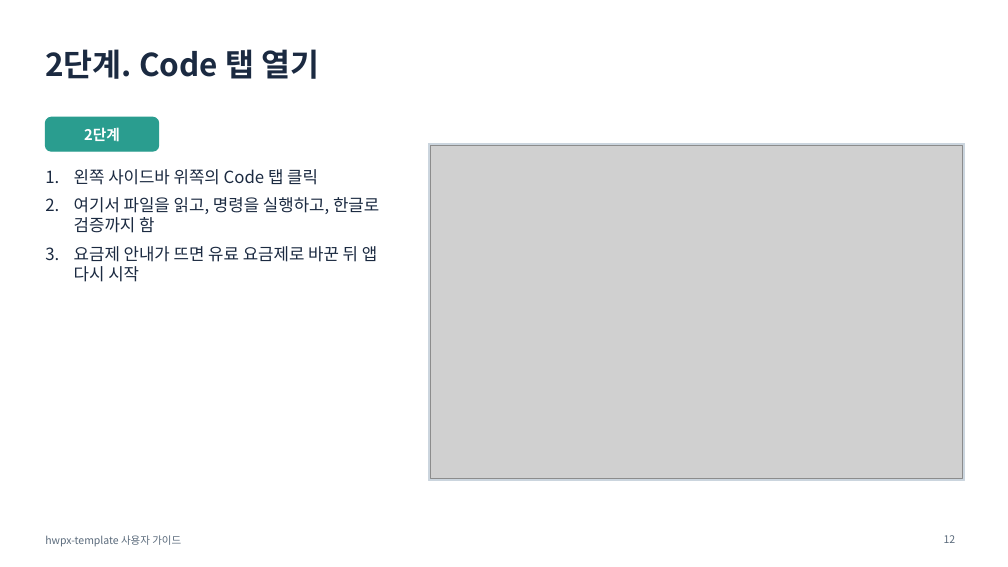
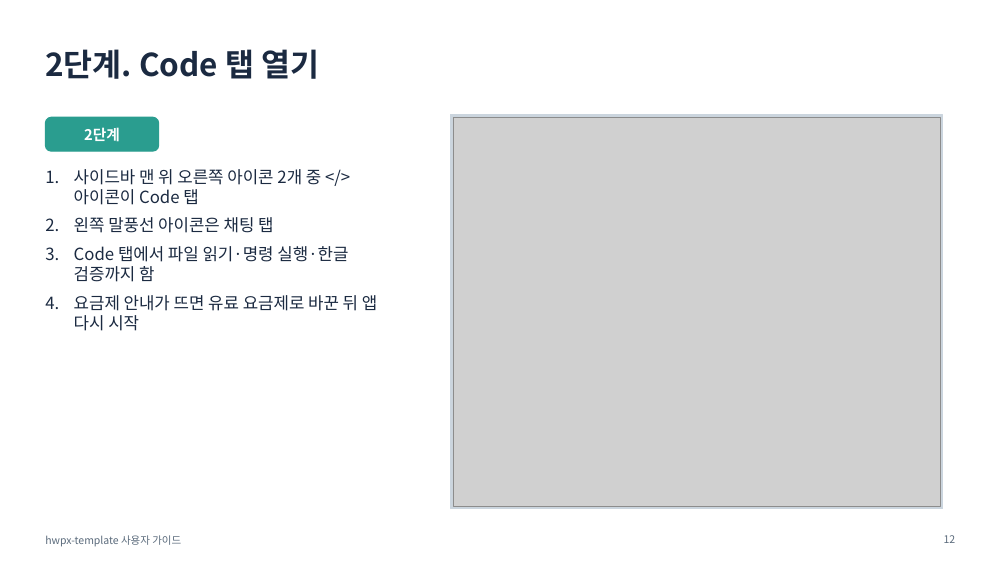
Before and after one commit to emilyJ7/hwpx-template-public, a slide deck: slide 12 of docs/사용자가이드.pptx. Drawn at 1008x567 pixels with LibreOffice and Linux fonts; fonts in the diff are those of the drawing; grey boxes stand for pictures. Boxes give left, top, right and bottom in pixels: in the first picture for what was removed or moved away, otherwise in the second. Text is boxed around its words. In the diff, an @@ line names an element or a change of style, - is before the commit and + after.

```diff
--- a/docs/사용자가이드.pptx
+++ b/docs/사용자가이드.pptx
@@ rectangle: place and size @@
-rectangle at bbox=[429, 144, 965, 481]
+rectangle at bbox=[451, 115, 943, 509]
@@ picture: place and size @@
-picture at bbox=[431, 146, 963, 479]
+picture at bbox=[453, 117, 941, 507]
@@ text at bbox=[74, 169, 348, 282]: text changed @@
-1. 왼쪽 사이드바 위쪽의 Code 탭 클릭
-2. 여기서 파일을 읽고, 명령을 실행하고, 한글로 검증까지 함
+1. 사이드바 맨 위 오른쪽 아이콘 2개 중 </> 아이콘이 Code 탭
+2. 왼쪽 말풍선 아이콘은 채팅 탭
+3. Code 탭에서 파일 읽기·명령 실행·한글 검증까지 함
```
Also in this commit, not shown: 8 other slides changed, 2 slides added, 3 slides removed, 26 other files.
